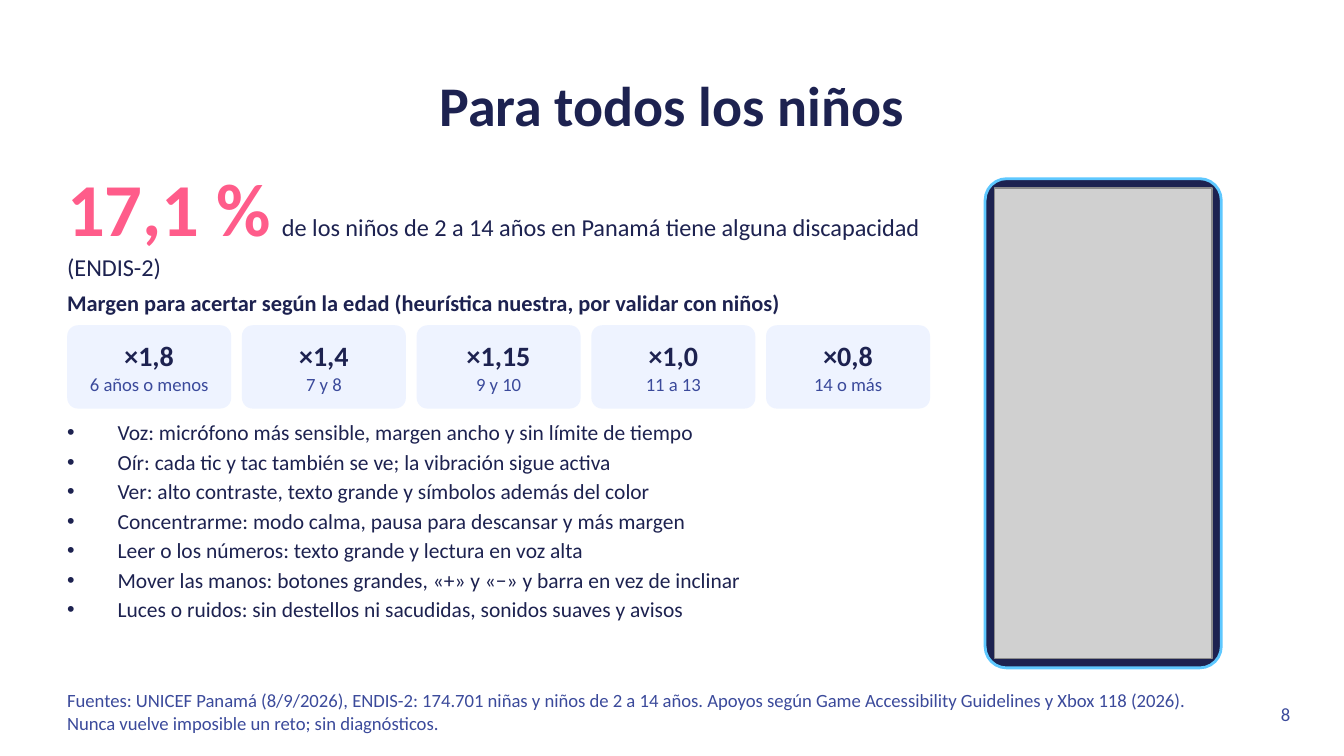
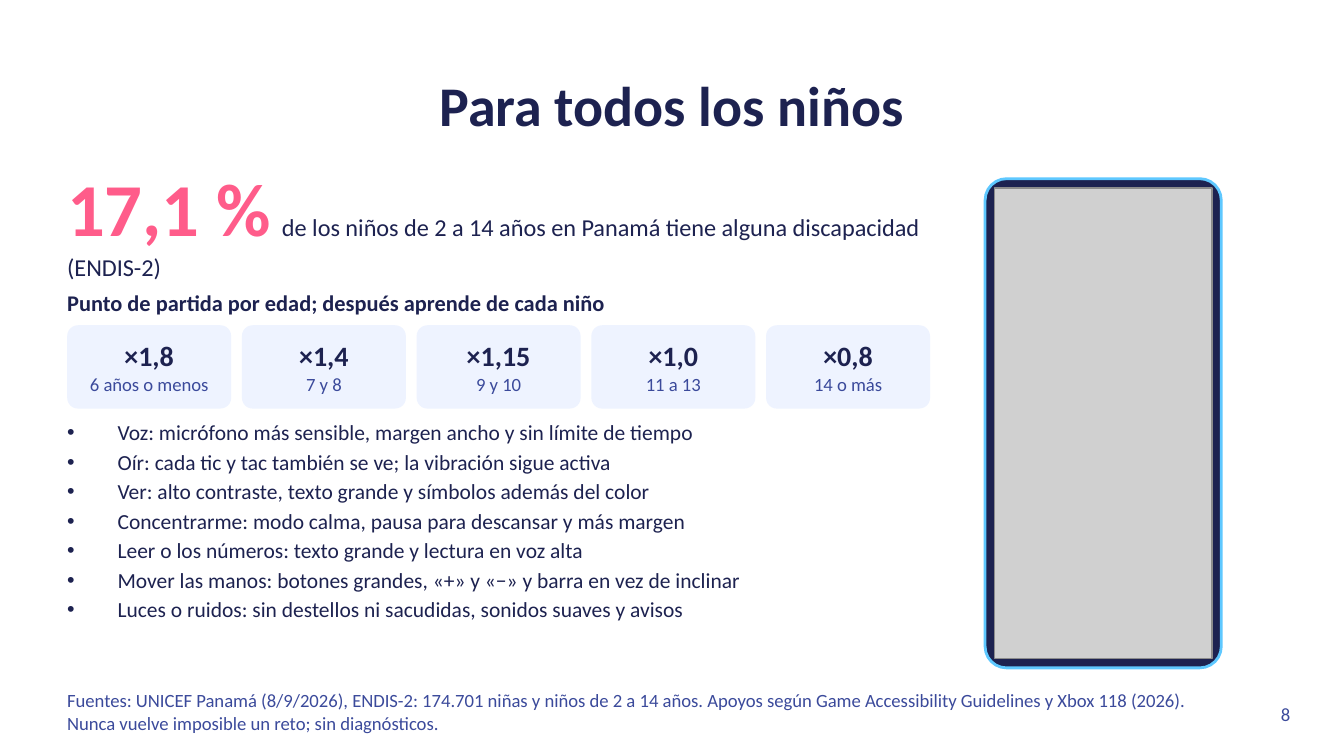
Before and after one commit to danielvaldess/chispa-lab, a slide deck: slide 8 of docs/presentacion/Chispa-Lab-hack4edu-2026.pptx. Drawn at 1344x756 pixels with LibreOffice and Linux fonts; fonts in the diff are those of the drawing; grey boxes stand for pictures. Boxes give left, top, right and bottom in pixels: in the first picture for what was removed or moved away, otherwise in the second. Text is boxed around its words. In the diff, an @@ line names an element or a change of style, - is before the commit and + after.

```diff
--- a/docs/presentacion/Chispa-Lab-hack4edu-2026.pptx
+++ b/docs/presentacion/Chispa-Lab-hack4edu-2026.pptx
@@ text at bbox=[67, 295, 604, 315]: text changed @@
-Margen para acertar según la edad (heurística nuestra, por validar con niños)
+Punto de partida por edad; después aprende de cada niño
```
Also in this commit, not shown: 4 other slides changed, 11 other files.
